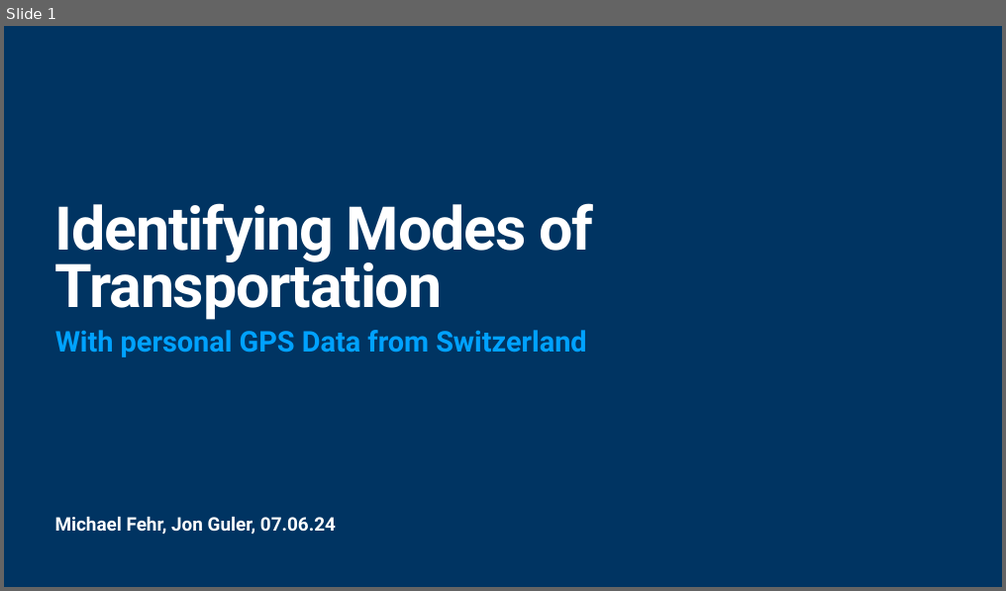
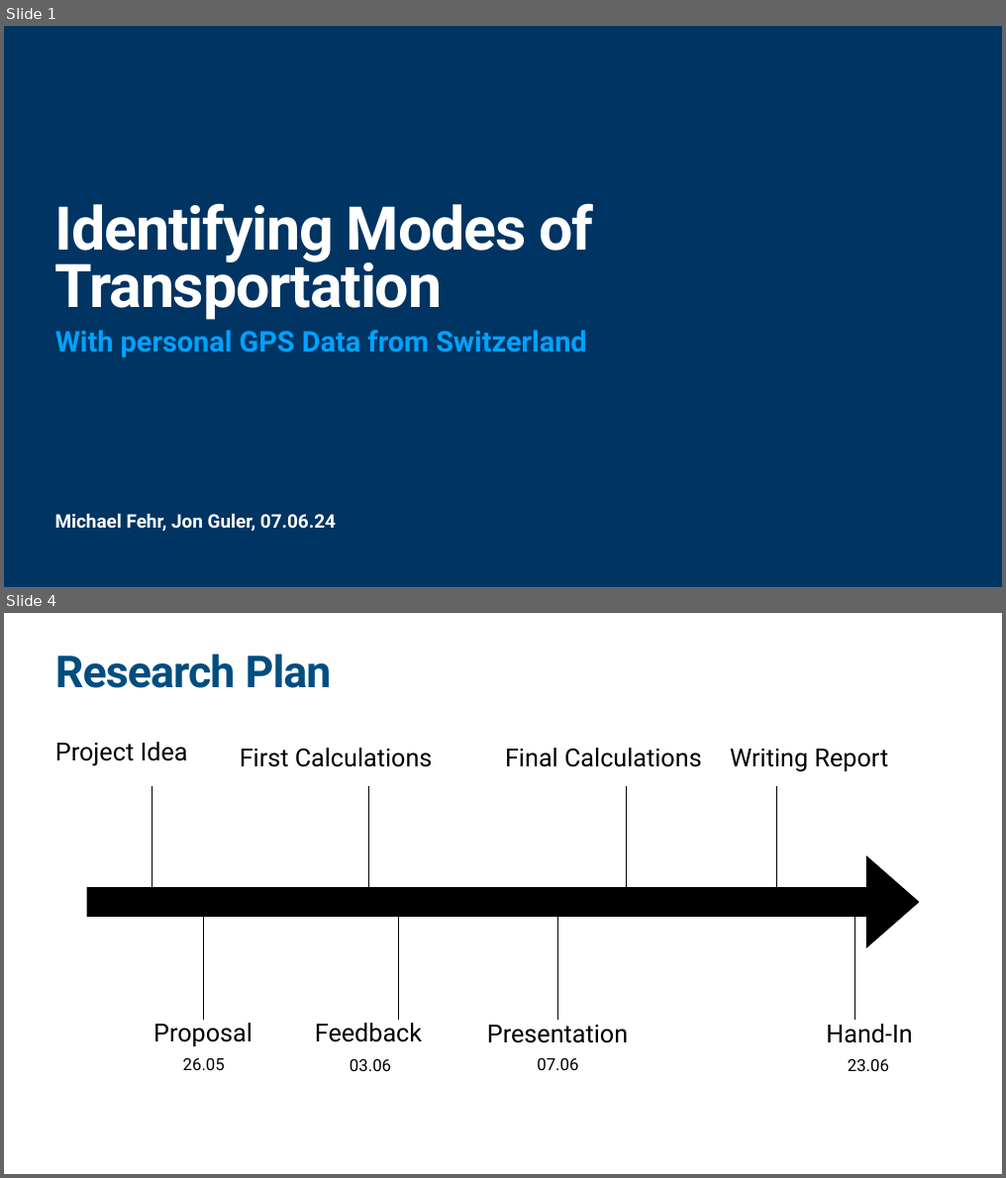
Before and after one commit to jonglr/GEO880-Project, a slide deck: Presentation.pptx. Shown one above the other, each under a label of ours: slide 1 before the commit, slides 1 and 4 after it; the slides between them are not shown. The pictures are 1006x591 and 1006x1178 pixels, drawn with LibreOffice and Linux fonts; fonts in the diff are those of the drawing. Boxes give left, top, right and bottom in pixels: in the first picture for what was removed or moved away, otherwise in the second. Text is boxed around its words. In the diff, an @@ line names an element or a change of style, - is before the commit and + after.

```diff
--- a/Presentation.pptx
+++ b/Presentation.pptx
@@ slide 4 added at <box>4,613,1002,1174</box>, background #FFFFFF @@
@@ title added at <box>55,654,332,688</box>, 85 pt, text #004D80, bold @@
+Research Plan
@@ text added at <box>55,742,188,766</box>, 48 pt, text #000000 @@
+Project Idea
@@ text added at <box>240,748,433,767</box>, 48 pt, text #000000 @@
+First Calculations
@@ text added at <box>505,748,702,767</box>, 48 pt, text #000000 @@
+Final Calculations
@@ text added at <box>730,749,889,772</box>, 48 pt, text #000000 @@
+Writing Report
@@ line added from (152, 786) to (152, 893), #000000 2 pt @@
@@ line added from (368, 786) to (368, 893), #000000 2 pt @@
@@ line added from (627, 786) to (627, 893), #000000 2 pt @@
@@ line added from (776, 786) to (776, 893), #000000 2 pt @@
@@ right arrow added at <box>87,856,919,949</box>, fill #000000 @@
@@ line added from (204, 913) to (204, 1020), #000000 2 pt @@
@@ line added from (398, 913) to (398, 1020), #000000 2 pt @@
@@ line added from (557, 913) to (557, 1020), #000000 2 pt @@
@@ line added from (854, 913) to (854, 1020), #000000 2 pt @@
@@ text added at <box>153,1019,252,1047</box>, 48 pt, text #000000 @@
+Proposal
@@ text added at <box>315,1023,422,1043</box>, 48 pt, text #000000 @@
+Feedback
@@ text added at <box>487,1025,628,1044</box>, 48 pt, text #000000 @@
+Presentation
@@ text added at <box>826,1024,912,1044</box>, 48 pt, text #000000 @@
+Hand-In
@@ text added at <box>183,1059,225,1070</box>, 32 pt, text #000000 @@
+26.05
@@ text added at <box>350,1059,391,1071</box>, 32 pt, text #000000 @@
+03.06
@@ text added at <box>537,1059,578,1070</box>, 32 pt, text #000000 @@
+07.06
@@ text added at <box>847,1059,889,1071</box>, 32 pt, text #000000 @@
+23.06
@@ slide 1 changed as well @@
@@ text "Michael Fehr, Jon Guler, 07.06.24" at <box>55,513,336,532</box>: line spacing 1 to 0.9 @@
```
Also in this commit, not shown: 3 other slides changed, 2 other slides added, 1 slide removed.
